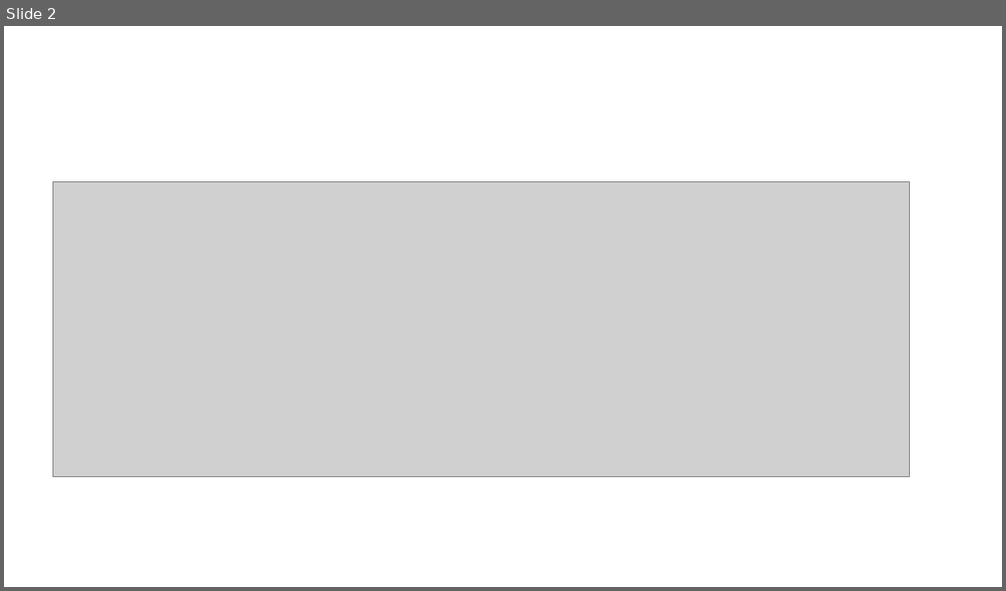
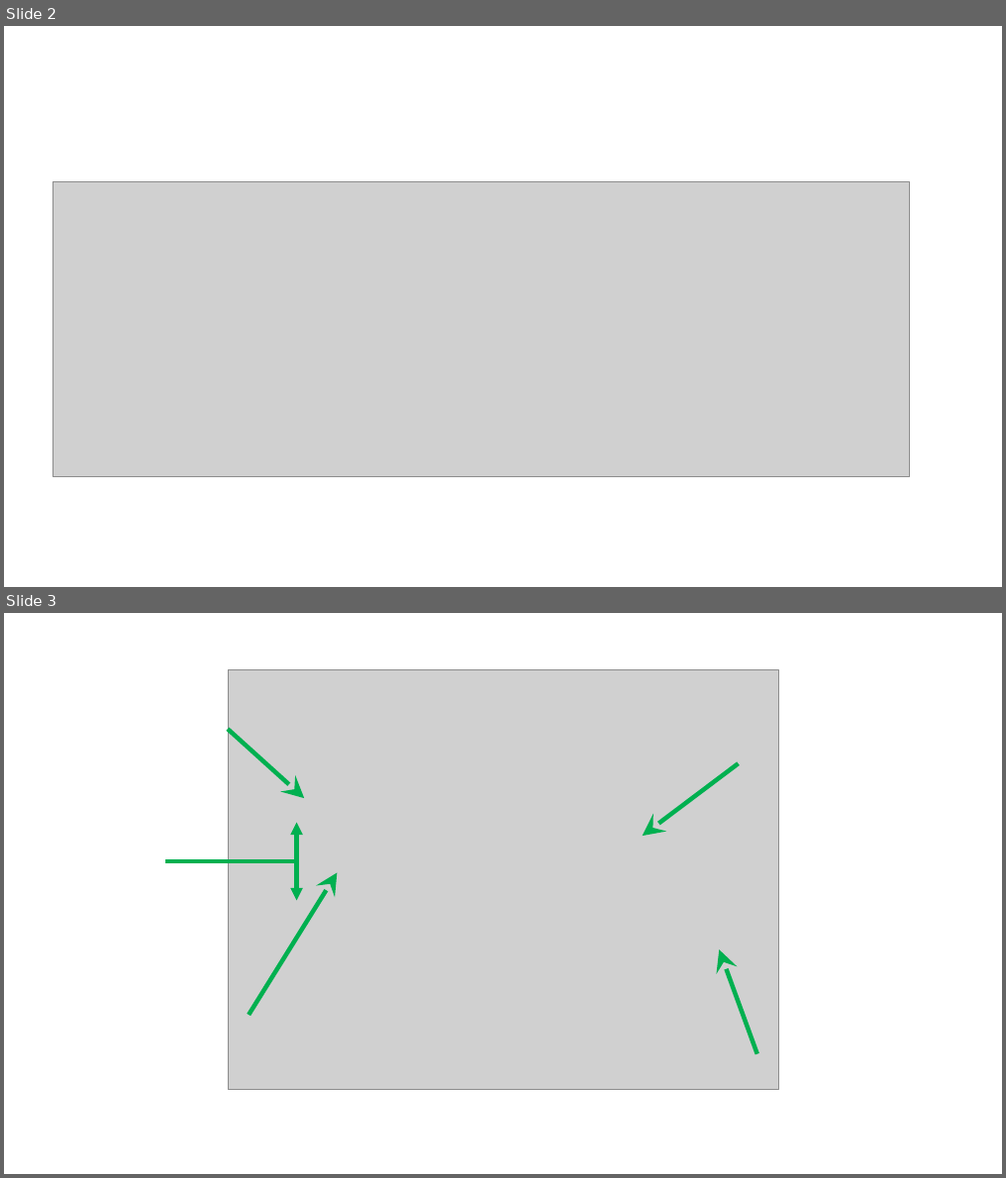
Before and after one commit to pierreghesqui/Lyc-e, a slide deck: Seconde/Chapitre8-LentilleEtOeil/QCM/QCM lentille.pptx. Shown one above the other, each under a label of ours: slide 2 before the commit, slides 2 and 3 after it. The pictures are 1006x591 and 1006x1178 pixels, drawn with LibreOffice and Linux fonts; fonts in the diff are those of the drawing; grey boxes stand for pictures. Boxes give left, top, right and bottom in pixels: in the first picture for what was removed or moved away, otherwise in the second. Text is boxed around its words. In the diff, an @@ line names an element or a change of style, - is before the commit and + after.

```diff
--- a/Seconde/Chapitre8-LentilleEtOeil/QCM/QCM lentille.pptx
+++ b/Seconde/Chapitre8-LentilleEtOeil/QCM/QCM lentille.pptx
@@ slide 3 added at (4,613,1002,1174), background #FFFFFF @@
@@ picture added at (228,669,779,1090) @@
@@ arrow added from (228, 729) to (304, 799), #00B050 4.25 pt @@
@@ arrow added from (739, 763) to (643, 836), #00B050 4.25 pt @@
@@ double arrow added from (297, 900) to (297, 823), #00B050 4 pt @@
@@ line added from (165, 861) to (297, 861), #00B050 4.25 pt @@
@@ arrow added from (249, 1015) to (338, 872), #00B050 4.25 pt @@
@@ arrow added from (757, 1055) to (719, 950), #00B050 4.25 pt @@
```
Also in this commit, not shown: 22 other files.
